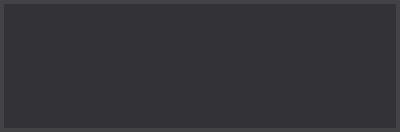
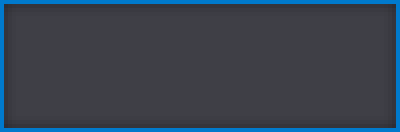
Revision of a layered 400 x 132 image; what changed, layer by layer:
hid "Button" over [left=0, top=0, right=400, bottom=132]
hid "ButtonHover" over [left=0, top=0, right=400, bottom=132]
